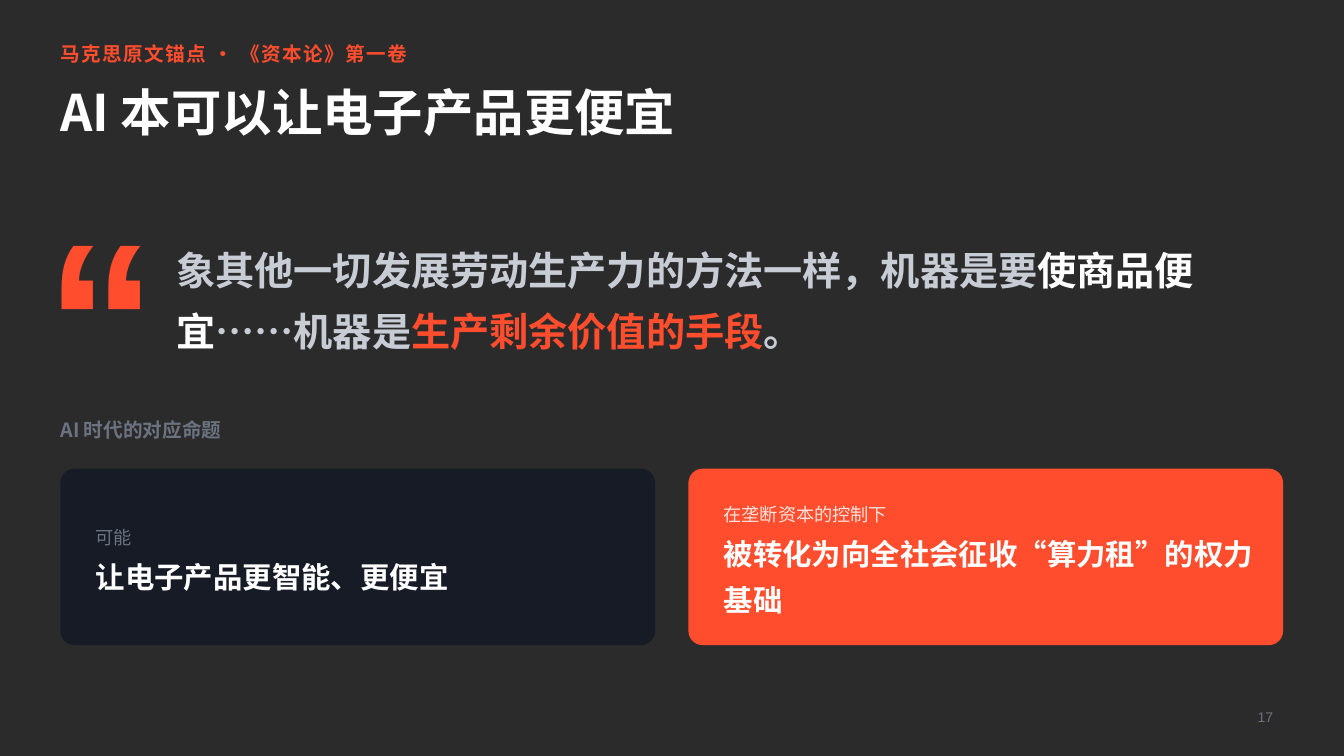
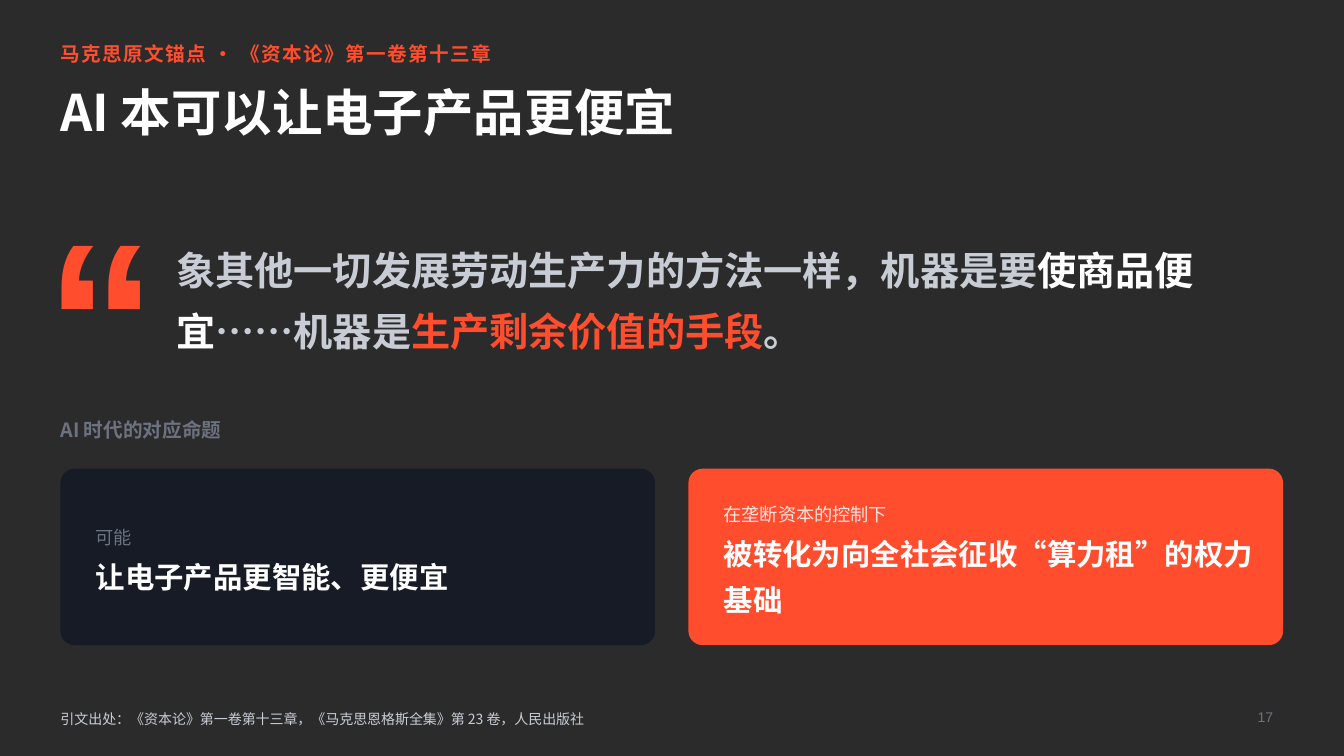
Before and after one commit to 1760139151lkh-ctrl/ppt-document, a slide deck: slide 17 of AI涨价的冷逻辑.pptx. Drawn at 1344x756 pixels with LibreOffice and Linux fonts; fonts in the diff are those of the drawing; background and template pictures are left out; a plain dark background stands for a picture behind light text. Boxes give left, top, right and bottom in pixels: in the first picture for what was removed or moved away, otherwise in the second. Text is boxed around its words. In the diff, an @@ line names an element or a change of style, - is before the commit and + after.

```diff
--- a/AI涨价的冷逻辑.pptx
+++ b/AI涨价的冷逻辑.pptx
@@ text at (60, 44, 492, 63): text changed @@
-马克思原文锚点 · 《资本论》第一卷
+马克思原文锚点 · 《资本论》第一卷第十三章
@@ text added at (60, 712, 585, 725), 10 pt, text #C8CDD5 @@
+引文出处：《资本论》第一卷第十三章，《马克思恩格斯全集》第 23 卷，人民出版社
```
Also in this commit, not shown: 12 other slides changed, 1 slide added, 1 other file.
